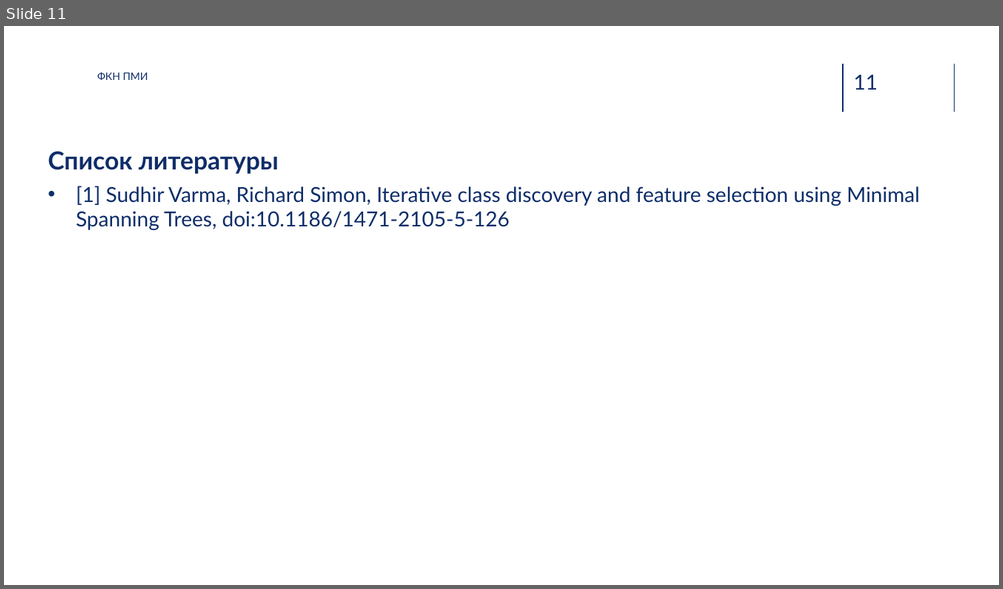
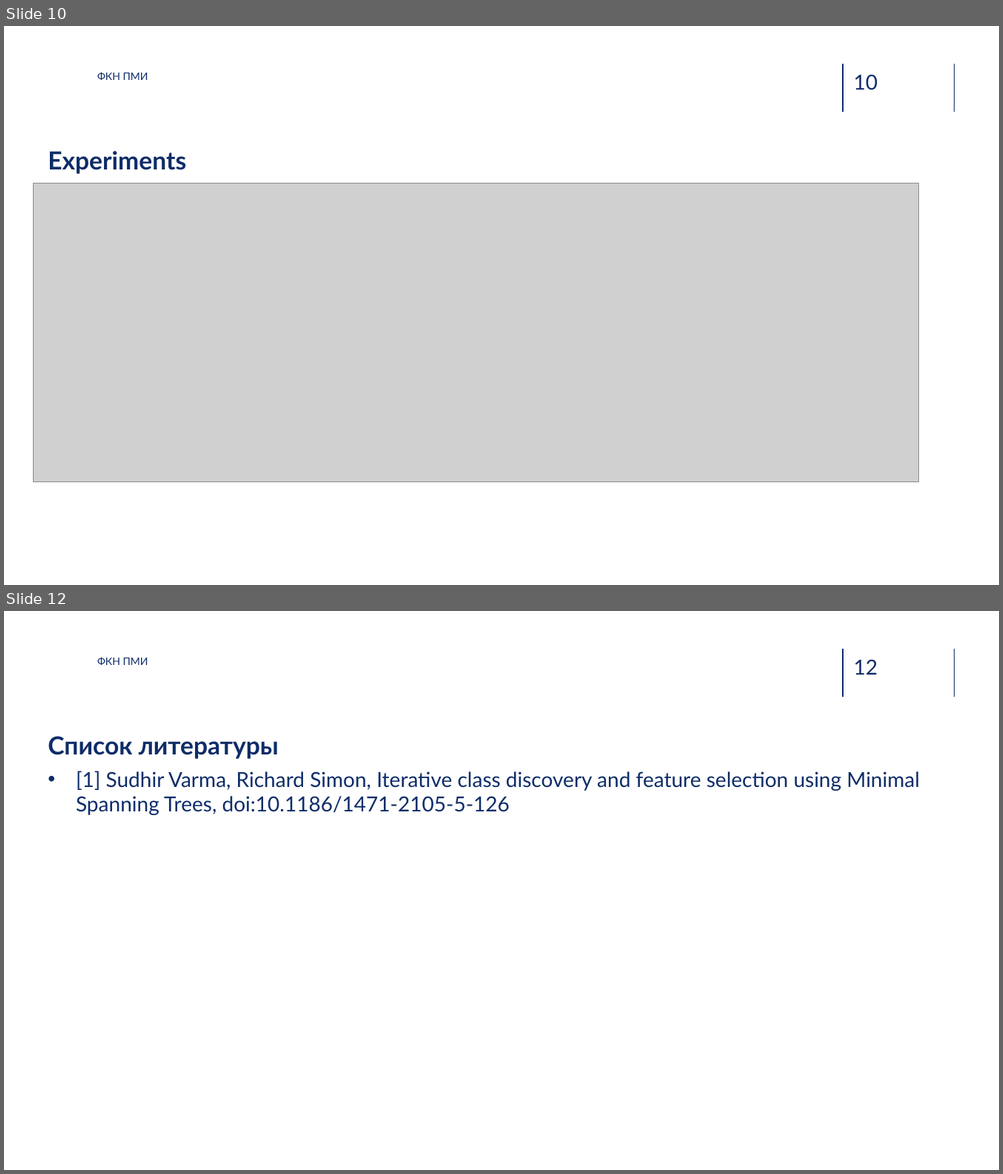
Before and after one commit to potroshitelshuk/Iterative-Class-Discovery, a slide deck: Отчетные материалы/Презентация.pptx. Shown one above the other, each under a label of ours: slide 11 before the commit, slides 10 and 12 after it; the slides between them are not shown. The pictures are 1003x589 and 1003x1174 pixels, drawn with LibreOffice and Linux fonts; fonts in the diff are those of the drawing; grey boxes stand for pictures; background and template pictures are left out. Boxes give left, top, right and bottom in pixels: in the first picture for what was removed or moved away, otherwise in the second. Text is boxed around its words. In the diff, an @@ line names an element or a change of style, - is before the commit and + after.

```diff
--- a/Отчетные материалы/Презентация.pptx
+++ b/Отчетные материалы/Презентация.pptx
@@ slide 10 added at bbox=[4, 26, 999, 585], background picture (left out); not listed: 3 template elements that a slide beside it also shows @@
@@ text added at bbox=[97, 72, 148, 80], 10 pt, text #0F2C68 @@
+ФКН ПМИ
@@ title added at bbox=[48, 151, 186, 174], 24 pt, text #0F2C68, bold @@
+Experiments
@@ picture added at bbox=[33, 184, 918, 483] @@
@@ what was slide 11 is now slide 12 @@
@@ page number at bbox=[854, 659, 878, 675]: text changed @@
-11
+12
```
Also in this commit, not shown: 7 slides changed, 1 other file.
